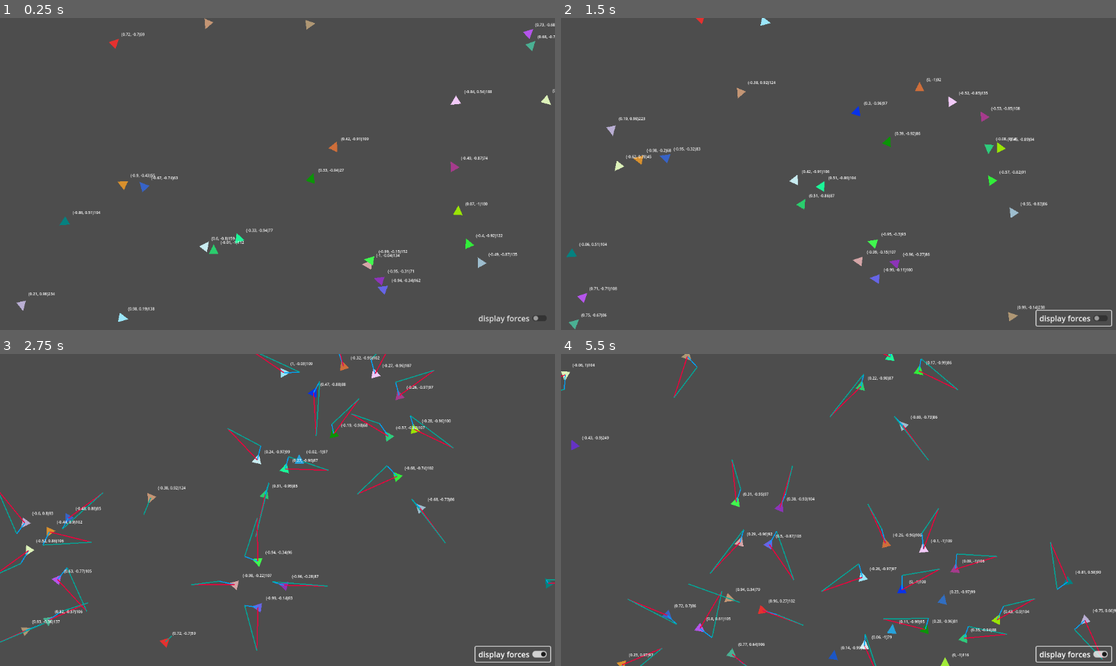
Above: before the commit, frames 1-4 (two rows, left to right).
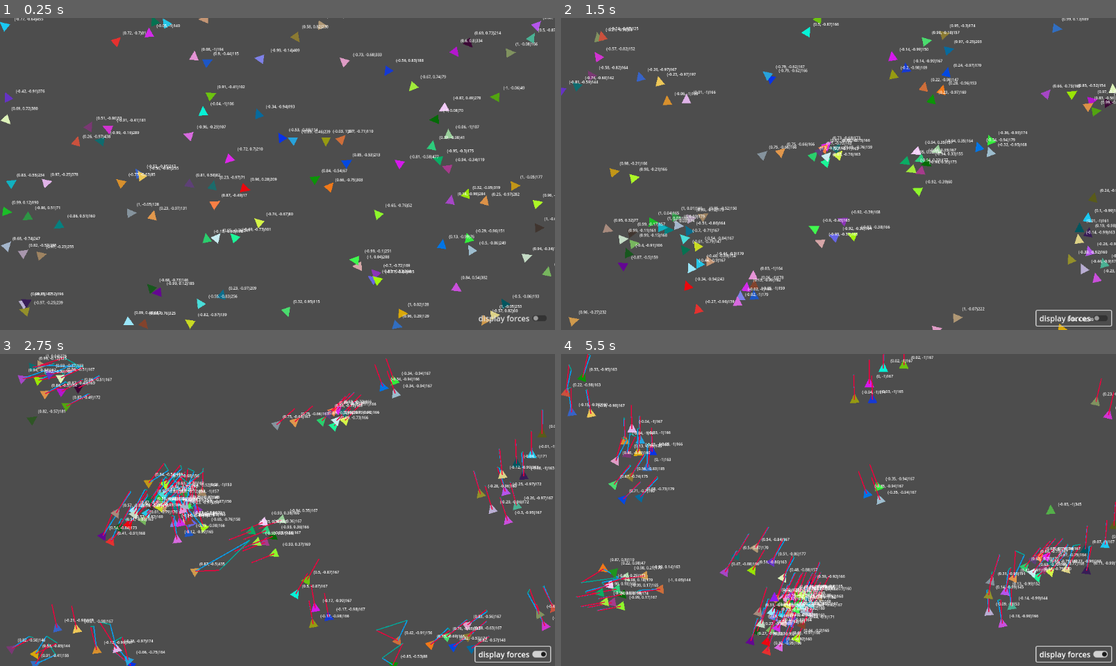
Above: after the commit, the same moments.

Repository: xv-k/BoidTest
Game: Godot game, scene res://world.tscn
The game is run twice, just before and just after one commit, with the same random seed, the same clock (stepped at 60 frames per second) and the same inputs.
Inputs (mouse positions are in pixels of both pictures, inside the frame that each line leads up to):
- Up to frame 1 (0.25 s): no input
- Up to frame 2 (1.5 s): click "display forces" at 0.5 s; click "display forces" at 1.25 s
- Up to frame 3 (2.75 s): click "display forces" at 2 s
- Up to frame 4 (5.5 s): move the mouse to (960, 494) at 2.77 s; click (960, 494) at 2.85 s; move the mouse to (727, 525) at 3.52 s; click (727, 525) at 3.6 s; move the mouse to (894, 441) at 4.27 s; click (894, 441) at 4.35 s; move the mouse to (810, 572) at 5.02 s; click (810, 572) at 5.1 s

The runs differ from the first frame. In frame 1, 6.6% of the frame differs, in the area x 0-100%, y 0-100%; in frame 2, 7.0%; in frame 3, 9.8%; in frame 4, 9.6%.

Commit message:
found a way to show forces correct

Diff:
--- a/boid.gd
+++ b/boid.gd
@@ -1,9 +1,9 @@
 extends CharacterBody2D
 
 @export var debug := false
-@export var alignment_factor := 0.9
-@export var cohesion_factor := 0.9
-@export var separation_factor := 1.0
+@export var alignment_factor := 1
+@export var cohesion_factor := 1
+@export var separation_factor := 1
 
 @onready var collision_polygon_2d := $CollisionPolygon2D
 @onready var polygon_2d := $Polygon2D
@@ -12,13 +12,14 @@
 var boids_in_range := []
 
 var number := 0
-var max_speed = 300
+var max_speed = 500
 var screen_size : Vector2
 var steering_force := Vector2.ZERO
 var mass := 50
 
 #for debug purposes (to draw the force lines)
 var desired_velocity : Vector2
+var avg_desired_velocity : Vector2
 var arrow_size_factor := 0.3
 @onready var velocity_line = $VelocityLine
 @onready var desired_line = $DesiredLine
@@ -45,16 +46,22 @@
 	#disable it and set the collision layer of the physics layer from the tileset back to 1
 	torus_world()
 
-	steering_force = Vector2.ZERO
+
 
 	#mouse following
 	#steering_to_mouse_position()
 
 	#steering force is calculated and added in each function
-	alignment()
-	cohesion()
-	separation()
-
+	if boids_in_range.size() > 0:
+		steering_force = Vector2.ZERO
+		avg_desired_velocity = Vector2.ZERO
+		steering_force += steering_vector(alignment() , alignment_factor)
+		avg_desired_velocity += desired_velocity
+		steering_force += steering_vector(cohesion() , cohesion_factor)
+		avg_desired_velocity += desired_velocity
+		steering_force += steering_vector(separation() , separation_factor)
+		avg_desired_velocity += desired_velocity
+		avg_desired_velocity /= 3
 
 	#to show the force lines
 	if debug :
@@ -65,9 +72,9 @@
 		velocity_line.add_point(Vector2.ZERO)
 		velocity_line.add_point(velocity * arrow_size_factor)
 		desired_line.add_point(Vector2.ZERO)
-		desired_line.add_point(desired_velocity * arrow_size_factor)
+		desired_line.add_point(avg_desired_velocity * arrow_size_factor)
 		steering_line.add_point(velocity* arrow_size_factor)
-		steering_line.add_point(desired_velocity * arrow_size_factor)
+		steering_line.add_point(avg_desired_velocity * arrow_size_factor)
 
 		velocity_line.global_rotation = 0
 		desired_line.global_rotation = 0
@@ -95,48 +102,45 @@
 		position.y = 0
 
 
-func alignment():
-	#only if there are boids in range
-	if boids_in_range.size() > 0:
-		#we "align" their directions and their speed (= together their velocity)
-		var avgVelocity = Vector2.ZERO
-		#loop over all boids in range and add their directions
-		for boid in boids_in_range:
-			avgVelocity += boid.velocity
-		avgVelocity /= boids_in_range.size()
-		#the position we want to steer to is our position + the averge postition of the group
-		var target_position = position + avgVelocity
-		steering_force += steering_vector(target_position) * alignment_factor
+func alignment() -> Vector2 :
+	var target_position := Vector2.ZERO
+	#we "align" their directions and their speed (= together their velocity)
+	var avgVelocity = Vector2.ZERO
+	#loop over all boids in range and add their directions
+	for boid in boids_in_range:
+		avgVelocity += boid.velocity
+	avgVelocity /= boids_in_range.size()
+	#the position we want to steer to is our position + the averge postition of the group
+	target_position = position + avgVelocity
+	return target_position
 
 func cohesion():
-	#only if there are boids in range
-	if boids_in_range.size() > 0:
-		#look for the average position (the center) of the group
-		var avgPosition = Vector2.ZERO
-		#loop over all boids in range and add their directions
-		for boid in boids_in_range:
-			avgPosition += boid.position
-		#avg position can be seen as the midpoint
-		var target_position = avgPosition / boids_in_range.size()
-		steering_force += steering_vector(target_position) * cohesion_factor
+	var target_position := Vector2.ZERO
+	#look for the average position (the center) of the group
+	var avgPosition = Vector2.ZERO
+	#loop over all boids in range and add their directions
+	for boid in boids_in_range:
+		avgPosition += boid.position
+	#avg position can be seen as the midpoint
+	target_position = avgPosition / boids_in_range.size()
+	return target_position
 
 
 func separation():
+	var target_position := Vector2.ZERO
 	#distance is used to scale the vector (closer is bigger, further is smaller)
 	var distance := 0.0
-	#only if there are boids in range
-	if boids_in_range.size() > 0:
-		var avgDifference = Vector2.ZERO
-		#loop over all boids in range and add their directions
-		for boid in boids_in_range:
-			#calculate distance
-			distance = position.distance_to(boid.position)
-			#we have our position and substract the difference between the two positions
-			# -> we come out at the other side but we divide by distance because we need the inverse of the distance
-			avgDifference += position - ((boid.position - position) / distance)
+	var avgDifference = Vector2.ZERO
+	#loop over all boids in range and add their directions
+	for boid in boids_in_range:
+		#calculate distance
+		distance = position.distance_to(boid.position)
+		#we have our position and substract the difference between the two positions
+		# -> we come out at the other side but we divide by distance because we need the inverse of the distance
+		avgDifference += position - ((boid.position - position) / distance)
 
-		var target_position = avgDifference / boids_in_range.size()
-		steering_force += steering_vector(target_position) * separation_factor
+	target_position = avgDifference / boids_in_range.size()
+	return target_position
 
 
 func _on_area_2d_area_entered(area):
@@ -148,13 +152,13 @@
 	boids_in_range.erase(area.get_parent())
 
 #returns a steering velocity (to add to the steering force)
-func steering_vector(target_position : Vector2) -> Vector2:
+func steering_vector(target_position : Vector2, factor: float) -> Vector2:
 	#calculate the vector where the boid wants to go
 	desired_velocity = target_position - position
 	#normalise this vector
 	desired_velocity = desired_velocity.normalized() * max_speed
-	var steer = (desired_velocity - velocity)
+	var steer = (desired_velocity - velocity) * factor
 	return steer
 
 func steering_to_mouse_position():
-	steering_force += steering_vector(get_global_mouse_position())
+	steering_force += steering_vector(get_global_mouse_position(), 1.0)
--- a/boid.tscn
+++ b/boid.tscn
@@ -3,7 +3,7 @@
 [ext_resource type="Script" path="res://boid.gd" id="1_wwdg8"]
 
 [sub_resource type="CircleShape2D" id="CircleShape2D_m3b3n"]
-radius = 43.0
+radius = 24.0
 
 [sub_resource type="LabelSettings" id="LabelSettings_82rb5"]
 font_size = 8
--- a/world.gd
+++ b/world.gd
@@ -6,7 +6,7 @@
 
 func _ready():
 	pass
-	for n in 25:
+	for n in 100:
 		create_boid()
 
 
